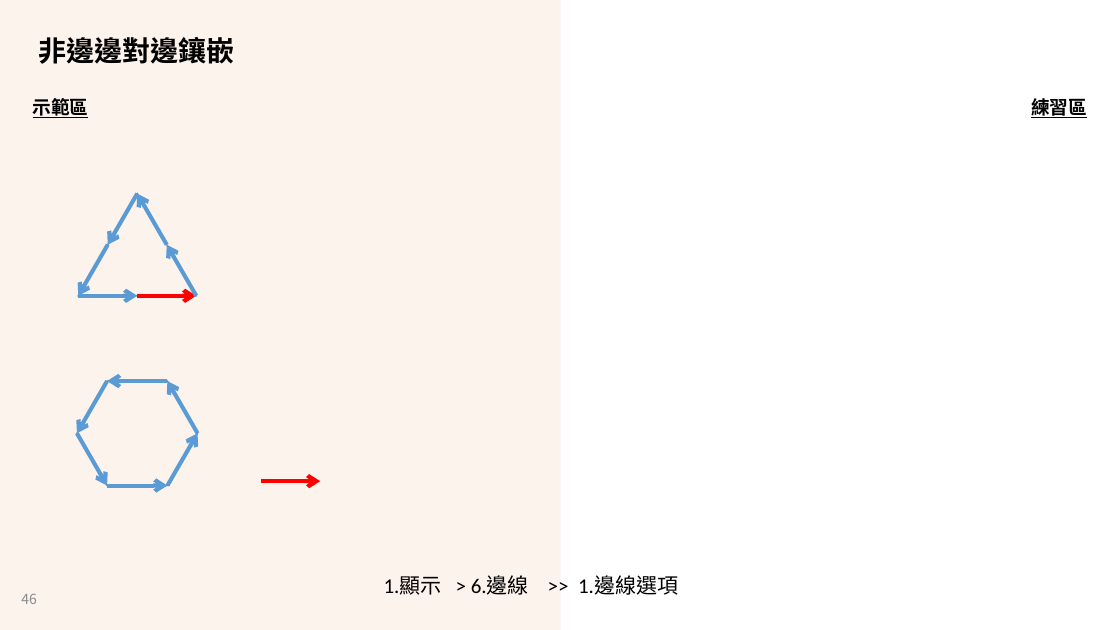
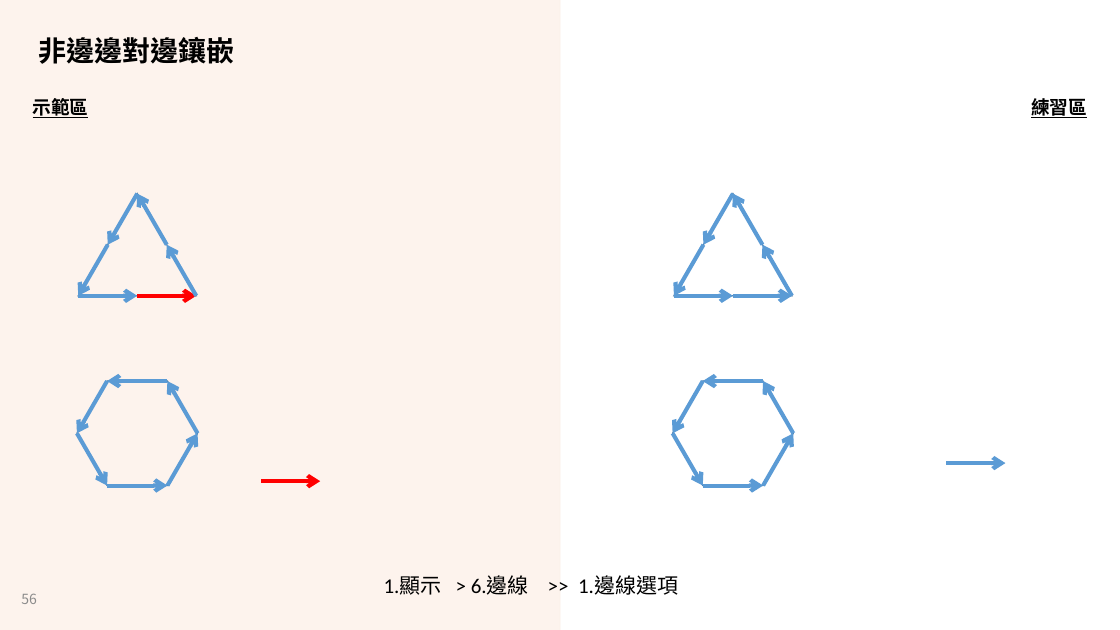
Before and after one commit to LittleD3092/My-Vault, a slide deck: slide 56 of Patterning and Drawing/4/AMA-數藝-5-2-5-密鋪-轉化-2024-0419.pptx (slide 46 before the commit). Drawn at 1120x630 pixels with LibreOffice and Linux fonts; fonts in the diff are those of the drawing; background and template pictures are left out. Boxes give left, top, right and bottom in pixels: in the first picture for what was removed or moved away, otherwise in the second. Text is boxed around its words. In the diff, an @@ line names an element or a change of style, - is before the commit and + after.

```diff
--- a/Patterning and Drawing/4/AMA-數藝-5-2-5-密鋪-轉化-2024-0419.pptx
+++ b/Patterning and Drawing/4/AMA-數藝-5-2-5-密鋪-轉化-2024-0419.pptx
@@ freeform shape added at box(674, 193, 791, 296), outline #43739E 1 pt @@
@@ arrow added from (734, 193) to (703, 245), #5B9BD5 3.5 pt @@
@@ arrow added from (763, 245) to (734, 193), #5B9BD5 3.5 pt @@
@@ arrow added from (703, 245) to (674, 296), #5B9BD5 3.5 pt @@
@@ arrow added from (792, 296) to (763, 245), #5B9BD5 3.5 pt @@
@@ arrow added from (674, 296) to (734, 296), #5B9BD5 3.5 pt @@
@@ arrow added from (734, 296) to (792, 296), #5B9BD5 3.5 pt @@
@@ freeform shape added at box(673, 381, 794, 486), outline #43739E 1 pt @@
@@ arrow added from (703, 381) to (673, 434), #5B9BD5 3.5 pt @@
@@ arrow added from (763, 381) to (703, 381), #5B9BD5 3.5 pt @@
@@ arrow added from (793, 434) to (763, 381), #5B9BD5 3.5 pt @@
@@ arrow added from (673, 434) to (703, 486), #5B9BD5 3.5 pt @@
@@ arrow added from (763, 486) to (793, 434), #5B9BD5 3.5 pt @@
@@ arrow added from (947, 463) to (1006, 463), #5B9BD5 3.5 pt @@
@@ arrow added from (703, 486) to (763, 486), #5B9BD5 3.5 pt @@
@@ page number at box(21, 593, 37, 604): text changed @@
-46
+56
```
Also in this commit, not shown: 28 other slides changed, 10 slides added, 3 other files.
